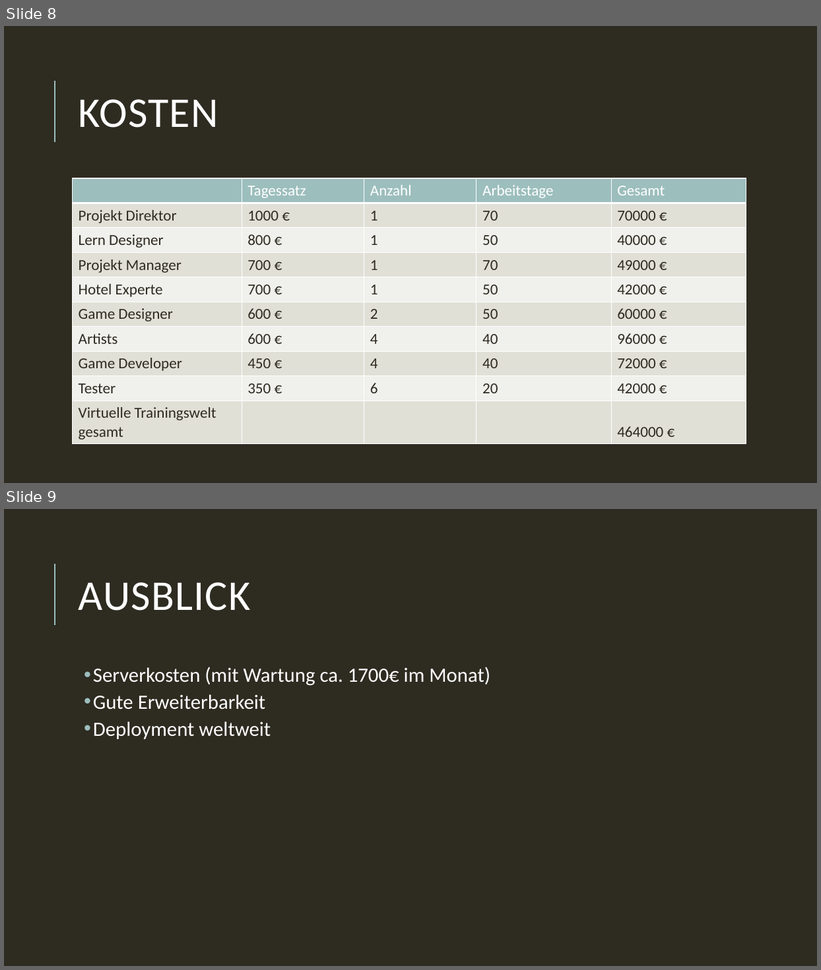
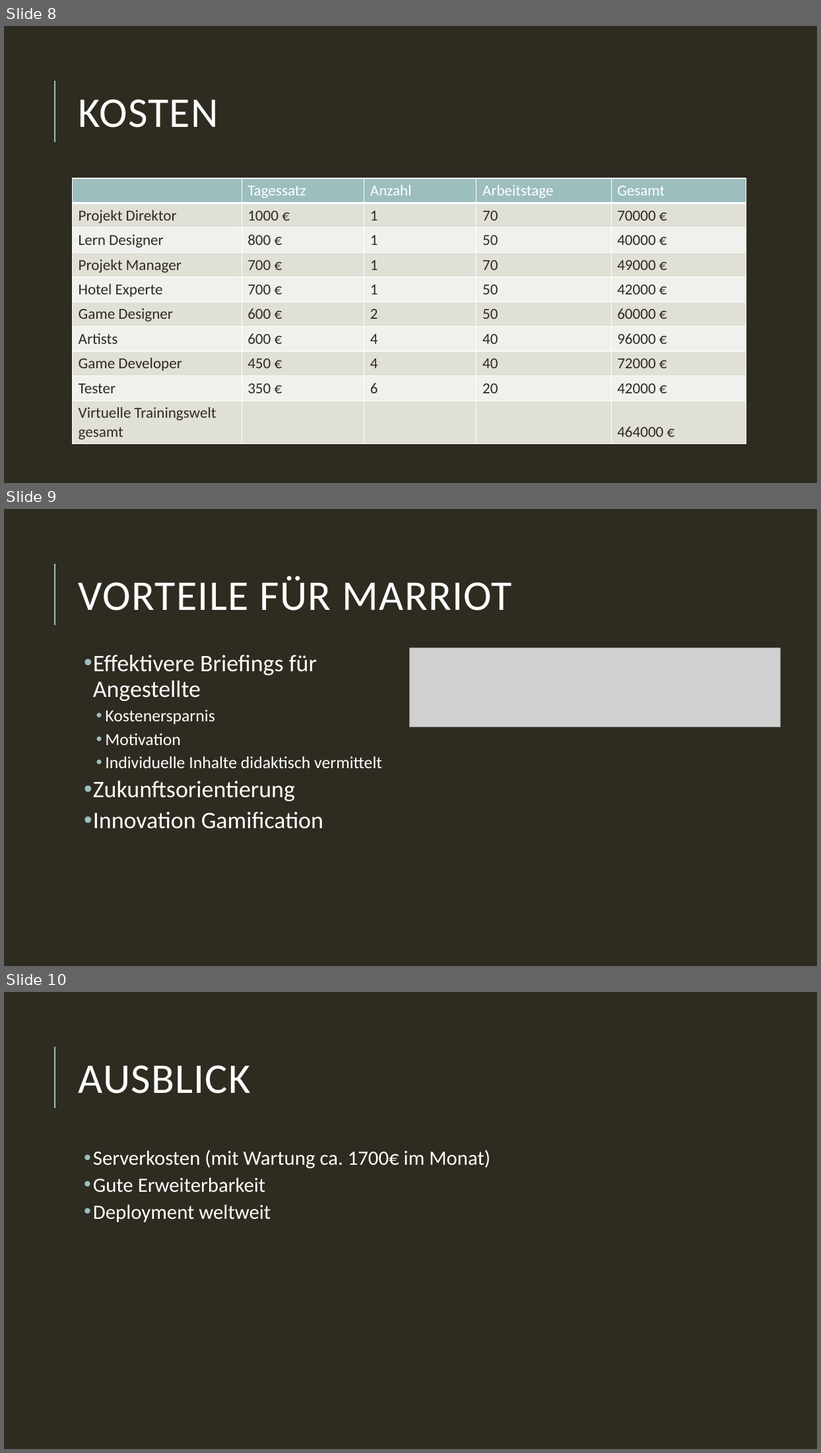
Before and after one commit to JeanlucE/PolygonWorkshop, a slide deck: Polygon Workshop End.pptx. Shown one above the other, each under a label of ours: slides 8 and 9 before the commit, slides 8, 9 and 10 after it. The pictures are 821x970 and 821x1453 pixels, drawn with LibreOffice and Linux fonts; fonts in the diff are those of the drawing; grey boxes stand for pictures. Boxes give left, top, right and bottom in pixels: in the first picture for what was removed or moved away, otherwise in the second. Text is boxed around its words. In the diff, an @@ line names an element or a change of style, - is before the commit and + after.

```diff
--- a/Polygon Workshop End.pptx
+++ b/Polygon Workshop End.pptx
@@ slide 9 added at [4,509,817,966], background #2E2B21; not listed: 1 template element that a slide beside it also shows @@
@@ title added at [79,576,512,611], 50 pt, text #FFFFFF @@
+VORTEILE FÜR MARRIOT
@@ text added at [93,655,382,829], 28 pt, text #FFFFFF @@
+  • Effektivere Briefings für Angestellte
+    • Kostenersparnis
+    • Motivation
+    • Individuelle Inhalte didaktisch vermittelt
+  • Zukunftsorientierung
+  • Innovation Gamification
@@ picture added at [410,648,781,727] @@
@@ what was slide 9 is now slide 10 @@
```
Also in this commit, not shown: 1 slide changed.
